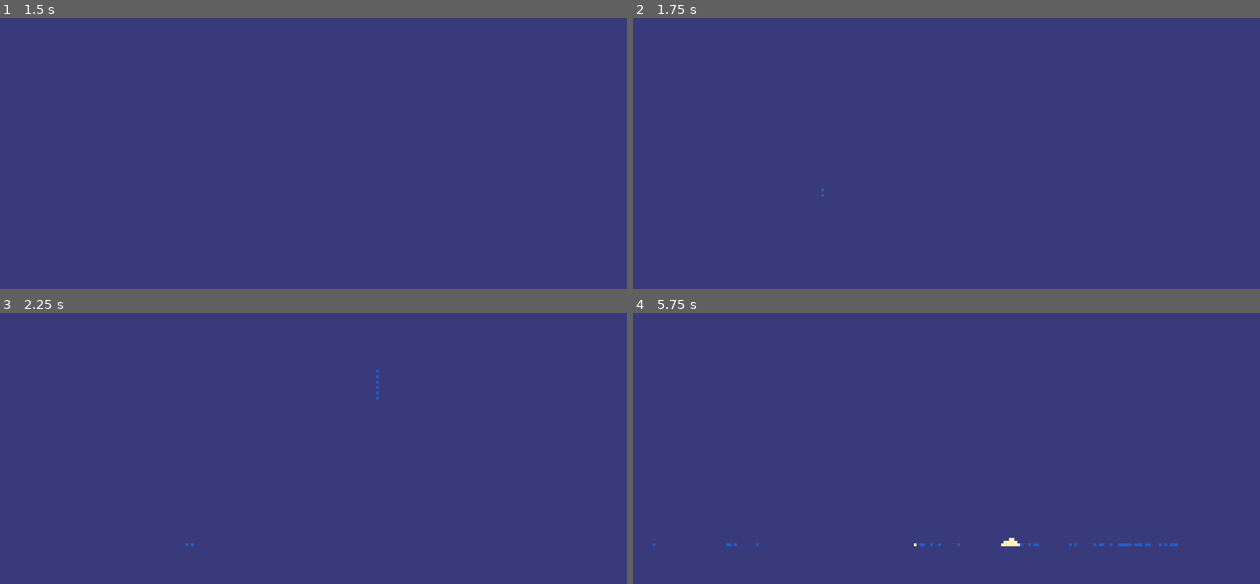
Above: before the commit, frames 1-4 (two rows, left to right).
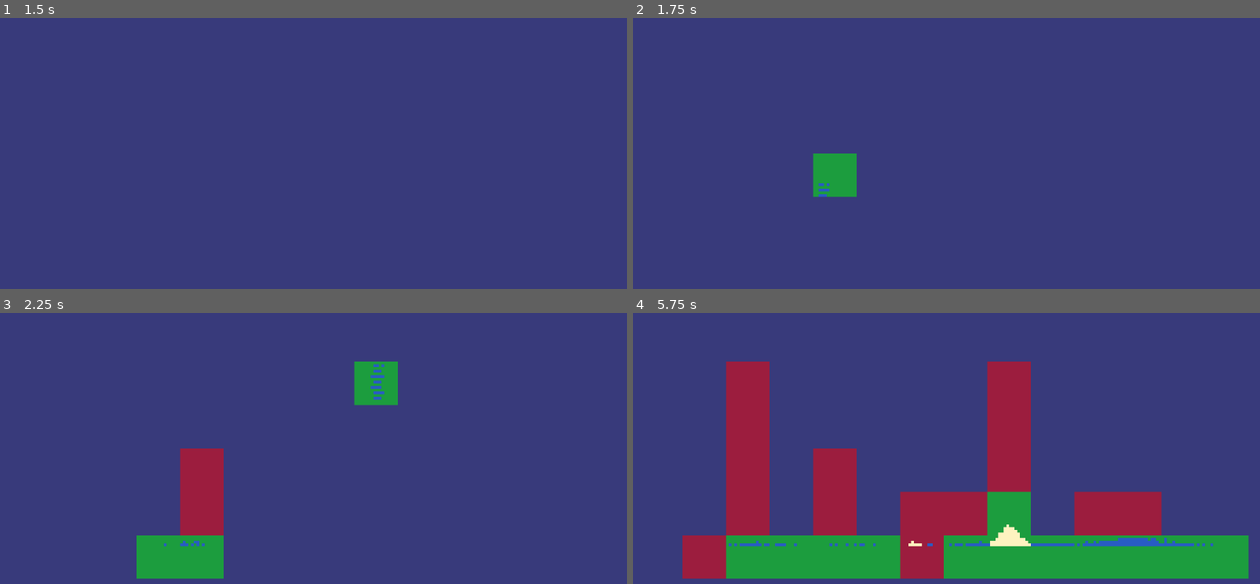
Above: after the commit, the same moments.

Repository: ceylansen/SandFalinngProject
Game: Godot game, scene res://scenes/World/world.tscn
Two runs of this game, one before a commit and one after it. Both use one fixed random seed, a clock stepped at 60 frames per second and the inputs below.
Inputs (mouse positions are in pixels of both pictures, inside the frame that each line leads up to):
- Up to frame 1 (1.5 s): tap Enter at 0.5 s; move the mouse to (451, 134) at 0.52 s; tap 1 (1) at 0.6 s; tap 2 (2) at 0.8, 1.35 s; tap Space at 1.25 s; move the mouse to (188, 167) at 1.27 s
- Up to frame 2 (1.75 s): click (821, 167) at 1.55 s
- Up to frame 3 (2.25 s): move the mouse to (376, 367) at 2.02 s; press the mouse at (376, 367) at 2.03 s
- Up to frame 4 (5.75 s): tap 1 (1) at 2.3, 2.85, 4.55 s; move the mouse to (915, 516) at 2.77 s; release the mouse at (915, 516) at 2.78 s; tap 2 (2) at 3.05, 3.6, 5.3 s; move the mouse to (1134, 497) at 3.52 s; press the mouse at (1134, 497) at 3.53 s; move the mouse to (758, 394) at 4.27 s; release the mouse at (758, 394) at 4.28 s; click (758, 394) at 4.35 s; move the mouse to (977, 445) at 5.02 s; tap E (erase) at 5.1 s

Frame 1 is identical in both runs. In frame 2, 1.1% of the frame differs, in the area x 28-36%, y 50-67%; in frame 3, 5.6%; in frame 4, 30%, in the area x 3-99%, y 17-98%.

Commit message:
chunsks and shit

Diff:
--- a/scenes/World/world.tscn
+++ b/scenes/World/world.tscn
@@ -5,6 +5,7 @@
 
 [node name="World" type="Node2D"]
 script = ExtResource("1_332vr")
+debug = true
 
 [node name="TileMapLayer" parent="." instance=ExtResource("2_wg8ty")]
 
--- a/scripts/world.gd
+++ b/scripts/world.gd
@@ -3,13 +3,19 @@
 @onready var sim : TileMapLayer = $TileMapLayer
 @onready var camera : Camera2D = $Camera2D
 
-@export var brush : int = 2
 const WATER : int = 1
 const SAND : int = 0
 const EMPTY : int = -1
 const ATLAS_COORDS : Vector2i = Vector2i(0, 0)
-
-var Brush = 0
+const simulation_top_bound : int = 0
+const simulation_bottom_bound : int = 100
+const simulation_left_bound : int = 0
+const simulation_right_bound : int = 100
+@onready var chunk_manager : ChunkManager = ChunkManager.new(16)
+
+@export var brush_size : int = 1
+var Brush : int = 0
+@export var debug : bool = false
 
 class TileElement:
 	var type : int
@@ -18,7 +24,6 @@
 	func _init(t: int, move_func: Callable) -> void:
 		type = t
 		movement_func = move_func
-
 
 var elements = {
 	SAND: TileElement.new(SAND, handle_sand_movement),
@@ -26,14 +31,96 @@
 }
 
 
-const simulation_top_bound : int = 0
-const simulation_bottom_bound : int = 100
-const simulation_left_bound : int = 0
-const simulation_right_bound : int = 100
-
-
-
-func _process(delta: float) -> void:
+class Chunk:
+	var is_awake : bool = true
+	var is_awake_nextframe: bool = true
+	var size : int
+	var top_left : Vector2
+
+	func set_top_left(left_top : Vector2) -> void:
+		top_left = left_top
+
+	func get_top_left() -> Vector2:
+		return top_left
+
+	func set_awake(awakeness : bool) -> void:
+		is_awake_nextframe = awakeness
+
+	func shift_set_awake() -> void:
+		is_awake = is_awake_nextframe
+		is_awake_nextframe = false
+
+	func is_chunk_awake() -> bool:
+		return is_awake
+
+class ChunkManager:
+	var chunk_size : int
+	var chunks : Dictionary = {}
+
+	func _init(chunk_size: int):
+		self.chunk_size = chunk_size
+
+	func get_chunk_key(position: Vector2) -> Vector2:
+		return Vector2(floor(position.x / chunk_size), floor(position.y / chunk_size))
+
+	func get_or_create_chunk(position: Vector2) -> Chunk:
+		var chunk_key = get_chunk_key(position)
+		if not chunks.has(chunk_key):
+			var chunk = Chunk.new()
+			chunk.set_top_left(chunk_key * chunk_size)
+			chunks[chunk_key] = chunk
+		return chunks[chunk_key]
+
+	#func wake_chunks_around(position: Vector2):
+		#var chunk_key = get_chunk_key(position)
+		#var current_chunk = chunks[chunk_key]
+		#if current_chunk.is_chunk_awake():
+			#for dx in [-1, 0, 1]:
+				#for dy in [-1, 0, 1]:
+					#if dx == 0 and dy == 0:
+						#continue  # Skip the current chunk
+#
+					#var neighbor_key = chunk_key + Vector2(dx, dy)
+					#if chunks.has(neighbor_key):
+						#var neighbor_chunk = chunks[neighbor_key]
+						#neighbor_chunk.set_awake(true)
+
+	#func wake_chunks_on_border(position: Vector2i):
+		#var chunk_key = get_chunk_key(position)
+		#if position.x % chunk_size == 0 and chunks.has(chunk_key + Vector2(-1, 0)):
+			#chunks[chunk_key + Vector2(-1, 0)].set_awake(true)
+		#if (position.x + 1) % chunk_size == 0 and chunks.has(chunk_key + Vector2(1, 0)):
+			#chunks[chunk_key + Vector2(1, 0)].set_awake(true)
+		#if position.y % chunk_size == 0 and chunks.has(chunk_key + Vector2(0, -1)):
+			#chunks[chunk_key + Vector2(0, -1)].set_awake(true)
+		#if (position.y + 1) % chunk_size == 0 and chunks.has(chunk_key + Vector2(0, 1)):
+			#chunks[chunk_key + Vector2(0, 1)].set_awake(true)
+
+
+func get_cells_in_chunk(chunk: Chunk) -> Array:
+	var chunk_cells = []
+	var chunk_top_left = chunk.get_top_left()
+	var chunk_bottom_right = chunk_top_left + Vector2(chunk_manager.chunk_size, chunk_manager.chunk_size)
+	for x in range(chunk_top_left.x, chunk_bottom_right.x):
+		for y in range(chunk_top_left.y, chunk_bottom_right.y):
+			var cell = Vector2i(x, y)
+			if sim.get_cell_source_id(cell) != EMPTY:
+				chunk_cells.append(cell)
+	return chunk_cells
+
+
+func _draw():
+	for chunk_key in chunk_manager.chunks.keys():
+		var chunk = chunk_manager.chunks[chunk_key]
+		var chunk_top_left = chunk.get_top_left()
+		var chunk_size = chunk_manager.chunk_size
+		if chunk.is_chunk_awake():
+			draw_rect(Rect2(chunk_top_left, Vector2(chunk_size, chunk_size)), Color(0, 1, 0, 0.5))  # Green with transparency
+		else:
+			draw_rect(Rect2(chunk_top_left, Vector2(chunk_size, chunk_size)), Color(1, 0, 0, 0.5))  # Red with transparency
+
+
+func _process(_delta: float) -> void:
 	var Used_cells = sim.get_used_cells()
 	if Input.is_action_just_pressed("1"):
 		Brush = SAND
@@ -43,28 +130,87 @@
 		Brush = EMPTY
 
 	if Input.is_action_pressed("LeftMouse"):
-		for x in range(-brush, brush + 1):
-			for y in range(-brush, 0):
+		for x in range(-brush_size, brush_size + 1):
+			for y in range(-brush_size, 0):
+				var pos = sim.local_to_map(Vector2i(get_global_mouse_position().x + x, get_global_mouse_position().y + y))
+				#var pos = sim.local_to_map(get_global_mouse_position())
 				#sim.set_cell(sim.local_to_map(Vector2i(get_global_mouse_position().x + x, get_global_mouse_position().y + y)), Brush, ATLAS_COORDS)
-				sim.set_cell(sim.local_to_map(get_global_mouse_position()), Brush, ATLAS_COORDS)
-	for cell in Used_cells:
-		var element = elements.get(sim.get_cell_source_id(cell), null)
-		if element != null:
-			if element.movement_func != null:
-				element.movement_func.call(cell)
+				place_cell(pos, Brush)
+
+	for chunk in chunk_manager.chunks.values():
+		if chunk.is_chunk_awake():
+			var chunk_cells = get_cells_in_chunk(chunk) # Implement this function to get cells in a chunk
+			for cell in chunk_cells:
+				var element = elements.get(sim.get_cell_source_id(cell), null)
+				if element != null and element.movement_func != null:
+					element.movement_func.call(cell)
+						#chunk_manager.get_or_create_chunk(cell).set_awake(true)
+						#chunk_manager.wake_chunks_around(chunk.get_top_left())
+	for chunk in chunk_manager.chunks.values():
+		chunk.shift_set_awake()
+	if debug:
+		queue_redraw()
+
+
+func place_cell(cell: Vector2i, type: int):
+	sim.set_cell(cell, type, ATLAS_COORDS)
+	chunk_manager.get_or_create_chunk(cell).set_awake(true)
+	chunk_manager.get_or_create_chunk(cell).set_awake(true)
+	if cell.x % chunk_manager.chunk_size == 0 or cell.y % chunk_manager.chunk_size == 0:
+		wake_neighboring_chunks(cell)
+
+
+func move_cell(cell: Vector2i, type: int, cell_direction: Vector2i):
+	sim.set_cell(cell, EMPTY)
+	sim.set_cell(cell_direction, type, ATLAS_COORDS)
+	chunk_manager.get_or_create_chunk(cell).set_awake(true)
+	chunk_manager.get_or_create_chunk(cell_direction).set_awake(true)
+	if cell_direction.x % chunk_manager.chunk_size == 0 or cell_direction.y % chunk_manager.chunk_size == 0:
+		wake_neighboring_chunks(cell_direction)
+
+	if cell.x % chunk_manager.chunk_size == 0 or cell.y % chunk_manager.chunk_size == 0:
+		wake_neighboring_chunks(cell)
+
+
+
+func swap_cell(cell: Vector2i, type: int, cell_direction: Vector2i, type_direction: int):
+	sim.set_cell(cell, type_direction, ATLAS_COORDS)
+	sim.set_cell(cell_direction, type, ATLAS_COORDS)
+	chunk_manager.get_or_create_chunk(cell).set_awake(true)
+	chunk_manager.get_or_create_chunk(cell_direction).set_awake(true)
+	if cell_direction.x % chunk_manager.chunk_size == 0 or cell_direction.y % chunk_manager.chunk_size == 0:
+		wake_neighboring_chunks(cell_direction)
+	if cell.x % chunk_manager.chunk_size == 0 or cell.y % chunk_manager.chunk_size == 0:
+		wake_neighboring_chunks(cell)
+
+func wake_neighboring_chunks(position: Vector2i):
+	var chunk_key = chunk_manager.get_chunk_key(position)
+	if position.x % chunk_manager.chunk_size == 0:
+		var left_chunk = chunk_manager.get_or_create_chunk(position - Vector2i(1, 0))
+		left_chunk.set_awake(true)
+	if (position.x + 1) % chunk_manager.chunk_size == 0:
+		var right_chunk = chunk_manager.get_or_create_chunk(position + Vector2i(1, 0))
+		right_chunk.set_awake(true)
+	if position.y % chunk_manager.chunk_size == 0:
+		var top_chunk = chunk_manager.get_or_create_chunk(position - Vector2i(0, 1))
+		top_chunk.set_awake(true)
+	if (position.y + 1) % chunk_manager.chunk_size == 0:
+		var bottom_chunk = chunk_manager.get_or_create_chunk(position + Vector2i(0, 1))
+		bottom_chunk.set_awake(true)
 
 
 func handle_sand_movement(cell: Vector2i) -> void:
+	var current_chunk = chunk_manager.get_or_create_chunk(cell)
+	if not current_chunk.is_chunk_awake():
+		return
+
 	var below_cell = cell + Vector2i(0, 1)
 	var below_cell_id = sim.get_cell_source_id(below_cell)
-
 	if below_cell_id == WATER:
-		sim.set_cell(cell, WATER, ATLAS_COORDS)
-		sim.set_cell(below_cell, SAND, ATLAS_COORDS)
+		swap_cell(cell, SAND, below_cell, below_cell_id)
 		return
 	if below_cell_id == EMPTY and below_cell.y < simulation_bottom_bound:
-		sim.set_cell(cell, EMPTY)
-		sim.set_cell(below_cell, SAND, ATLAS_COORDS)
+		move_cell(cell, SAND, below_cell)
 		return
 	var left_cell = cell + Vector2i(-1, 1)
 	var right_cell = cell + Vector2i(1, 1)
@@ -74,30 +220,29 @@
 	var random_direction = randi() % 2
 
 	if random_direction == 0 and left_cell_id == EMPTY and left_cell.y < simulation_bottom_bound:
-		sim.set_cell(cell, EMPTY)
-		sim.set_cell(left_cell, SAND, ATLAS_COORDS)
+		move_cell(cell, SAND, left_cell)
 
 	elif random_direction == 1 and right_cell_id == EMPTY and right_cell.y < simulation_bottom_bound:
-		sim.set_cell(cell, EMPTY)
-		sim.set_cell(right_cell, SAND, ATLAS_COORDS)
+		move_cell(cell, SAND, right_cell)
+
 
 func handle_water_movement(cell: Vector2i) -> void:
+	var current_chunk = chunk_manager.get_or_create_chunk(cell)
+	if not current_chunk.is_chunk_awake():
+		return
+
 	var below_cell = cell + Vector2i(0, 1)
 	var below_cell_id = sim.get_cell_source_id(below_cell)
-
 	if below_cell_id == EMPTY and below_cell.y < simulation_bottom_bound:
-		sim.set_cell(cell, EMPTY)
-		sim.set_cell(below_cell, WATER, ATLAS_COORDS)
+		move_cell(cell, WATER, below_cell)
 		return
 	var left_cell = cell + Vector2i(-1, 0)
 	var right_cell = cell + Vector2i(1, 0)
 	var left_cell_id = sim.get_cell_source_id(left_cell)
 	var right_cell_id = sim.get_cell_source_id(right_cell)
-
-	if left_cell_id == EMPTY and randi() % 2 == 0 and left_cell.y < simulation_bottom_bound:
-		sim.set_cell(cell, EMPTY)
-		sim.set_cell(left_cell, WATER, ATLAS_COORDS)
-
-	elif right_cell_id == EMPTY and randi() % 2 == 1 and right_cell.y < simulation_bottom_bound:
-		sim.set_cell(cell, EMPTY)
-		sim.set_cell(right_cell, WATER, ATLAS_COORDS)
+	var random_direction = randi() % 2
+	if random_direction == 0 and left_cell_id == EMPTY and left_cell.y < simulation_bottom_bound:
+		move_cell(cell, WATER, left_cell)
+
+	elif random_direction == 1 and right_cell_id == EMPTY and right_cell.y < simulation_bottom_bound:
+		move_cell(cell, WATER, right_cell)
Not shown, added: scenes/World/wor647E.tmp
